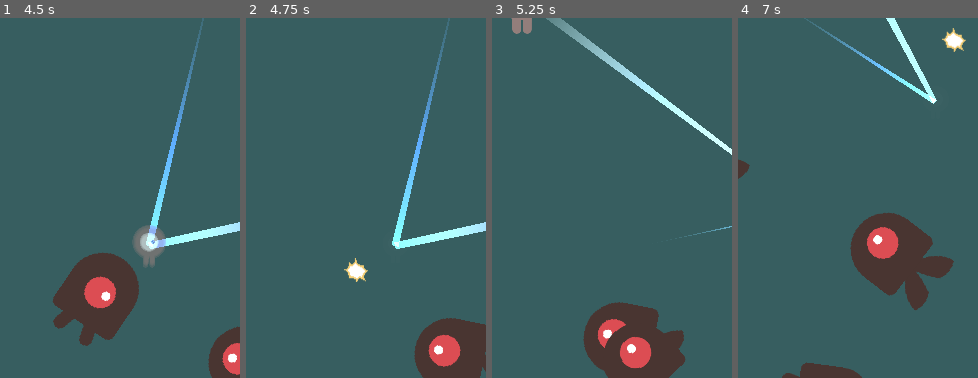
Above: before the commit, frames 1-4 (left to right).
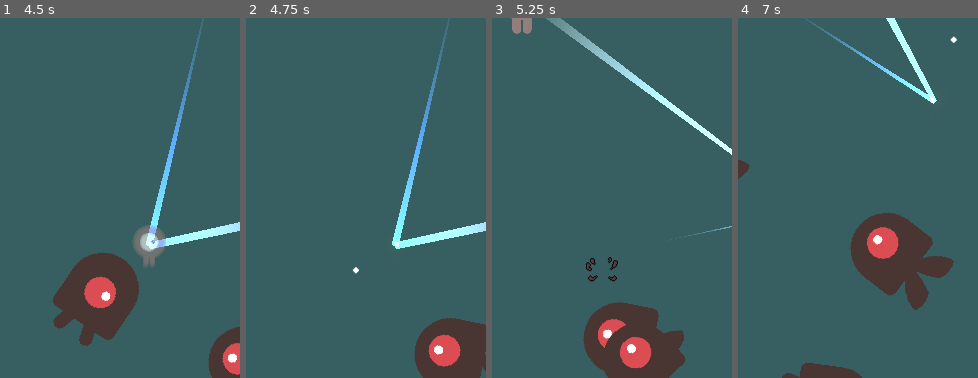
Above: after the commit, the same moments.

Repository: yet-another-lucas/Noodles
Game: Godot game, scene res://Main.tscn
Same seed, same stepped clock (60 frames per second), same inputs: the game is played once before the commit and once after it.
Inputs (mouse positions are % of the whole screen's width and height, from its top left):
- Up to frame 1 (4.5 s): click "Start" at 0.5 s; tap Enter (start_game) at 1.25, 1.35, 2, 2.1, 2.75, 2.85, 3.6, 4.35 s; move the mouse to (72, 45) at 1.27 s; move the mouse to (30, 55) at 2.02 s; move the mouse to (60, 28) at 2.77 s; move the mouse to (45, 70) at 3.52 s; move the mouse to (80, 65) at 4.27 s
- Up to frame 2 (4.75 s): no input
- Up to frame 3 (5.25 s): move the mouse to (20, 35) at 5.02 s; tap Enter (start_game) at 5.1 s
- Up to frame 4 (7 s): move the mouse to (55, 50) at 5.77 s; tap Enter (start_game) at 5.85, 6.6 s; move the mouse to (35, 25) at 6.52 s
The pictures show only the part of the screen within x 14-64%, y 38-88%; the shares and areas given below are measured in that part.

Frame 1 is identical in both runs. In frame 2, 0.3% of the frame differs, in the area x 40-51%, y 66-74%; in frame 3, 0.2%; in frame 4, 0.4%, in the area x 85-95%, y 2-10%.

Commit message:
creep and player have different hit effects. hud for health and kills.

Diff:
--- a/Mob.gd
+++ b/Mob.gd
@@ -2,6 +2,7 @@
 
 const HitEffect = preload("res://HitEffect.tscn")
 const PlayerHurtSound = preload("res://PlayerHurtSound.tscn")
+const VanquishEffect = preload("res://VanquishEffect.tscn")
 
 signal vanquished
 
@@ -19,9 +20,9 @@
 
 func _on_Hurtbox_area_entered(area):
 	# print("I guess I'll just die then.")
-	var effect = HitEffect.instance()
+	var effect = VanquishEffect.instance()
 	get_tree().current_scene.add_child(effect)
 	effect.global_position = global_position - Vector2(0, 8)
-	get_tree().current_scene.add_child(PlayerHurtSound.instance())
+	# get_tree().current_scene.add_child(VanquishEffect.instance())
 	emit_signal("vanquished")
 	queue_free()
--- /dev/null
+++ b/VanquishEffect.gd
@@ -0,0 +1,9 @@
+extends AnimatedSprite
+
+func _ready():
+	var _connect = connect("animation_finished", self, "_on_animation_finished")
+	print("vanquish")
+	play("Animate")
+
+func _on_animation_finished():
+	queue_free()
--- /dev/null
+++ b/VanquishEffect.tscn
@@ -0,0 +1,72 @@
+[gd_scene load_steps=15 format=2]
+
+[ext_resource path="res://VanquishEffect.gd" type="Script" id=1]
+[ext_resource path="res://Vanquish.wav" type="AudioStream" id=2]
+[ext_resource path="res://Vanquish.png" type="Texture" id=3]
+
+[sub_resource type="AtlasTexture" id=6]
+flags = 4
+atlas = ExtResource( 3 )
+region = Rect2( 0, 0, 32, 32 )
+
+[sub_resource type="AtlasTexture" id=7]
+flags = 4
+atlas = ExtResource( 3 )
+region = Rect2( 32, 0, 32, 32 )
+
+[sub_resource type="AtlasTexture" id=8]
+flags = 4
+atlas = ExtResource( 3 )
+region = Rect2( 64, 0, 32, 32 )
+
+[sub_resource type="AtlasTexture" id=9]
+flags = 4
+atlas = ExtResource( 3 )
+region = Rect2( 96, 0, 32, 32 )
+
+[sub_resource type="AtlasTexture" id=10]
+flags = 4
+atlas = ExtResource( 3 )
+region = Rect2( 128, 0, 32, 32 )
+
+[sub_resource type="AtlasTexture" id=11]
+flags = 4
+atlas = ExtResource( 3 )
+region = Rect2( 160, 0, 32, 32 )
+
+[sub_resource type="AtlasTexture" id=12]
+flags = 4
+atlas = ExtResource( 3 )
+region = Rect2( 192, 0, 32, 32 )
+
+[sub_resource type="AtlasTexture" id=13]
+flags = 4
+atlas = ExtResource( 3 )
+region = Rect2( 224, 0, 32, 32 )
+
+[sub_resource type="AtlasTexture" id=14]
+flags = 4
+atlas = ExtResource( 3 )
+region = Rect2( 256, 0, 32, 32 )
+
+[sub_resource type="AtlasTexture" id=15]
+flags = 4
+atlas = ExtResource( 3 )
+region = Rect2( 288, 0, 32, 32 )
+
+[sub_resource type="SpriteFrames" id=5]
+animations = [ {
+"frames": [ SubResource( 6 ), SubResource( 7 ), SubResource( 8 ), SubResource( 9 ), SubResource( 10 ), SubResource( 11 ), SubResource( 12 ), SubResource( 13 ), SubResource( 14 ), SubResource( 15 ) ],
+"loop": false,
+"name": "Animate",
+"speed": 15.0
+} ]
+
+[node name="VanquishEffect" type="AnimatedSprite"]
+frames = SubResource( 5 )
+animation = "Animate"
+script = ExtResource( 1 )
+
+[node name="AudioStreamPlayer2D" type="AudioStreamPlayer2D" parent="."]
+stream = ExtResource( 2 )
+autoplay = true
--- /dev/null
+++ b/WhiteColor.gdshader
@@ -0,0 +1,15 @@
+shader_type canvas_item;
+
+uniform bool active = true;
+
+void fragment() {
+	vec4 prevColor = texture(TEXTURE, UV);
+	vec4 whiteColor = vec4(1.0, 1.0, 1.0, prevColor.a);
+	vec4 newColor = prevColor;
+//	COLOR = prevColor;
+//	COLOR = vec4(1.0, 1.0, 1.0, 1.0);
+	if (active == true) {
+		newColor = whiteColor;
+	}
+	COLOR = newColor;
+}
Binary file added: Vanquish.png
Not shown, added: Vanquish.png.import
Not shown, added: Vanquish.wav.import
Not shown, added: Vanquish.wav
